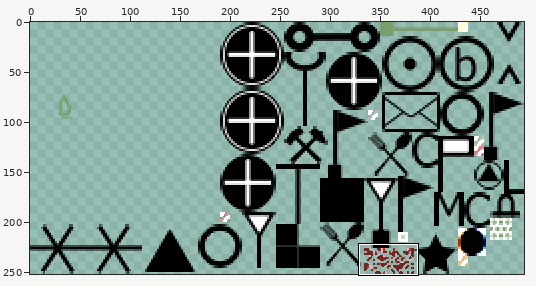
Edited in one commit: sprite sheet (docs/tile_sprites@2x.png). Above, an overview of the earlier version with the close-up marked.
Close-up. Earlier state:
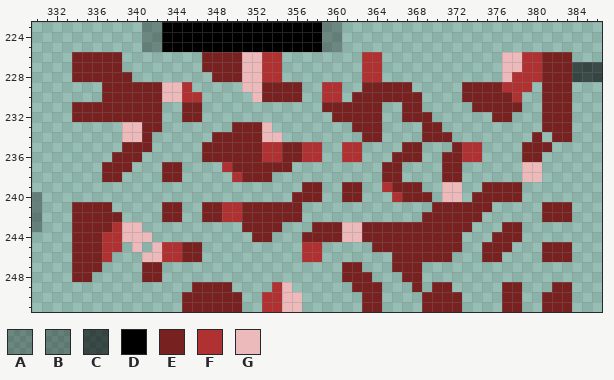
The file is 494x252 pixels. Pixels under 10% opacity are left out. Colours within 5 levels of each other are drawn and written as one. Shown: x 330..386, y 223..251.
Palette (. is transparent): A #0000004a  B #00000053  C #0000009c  D #000000  E #782121  F #b03131  G #ecbaba
Once edited:
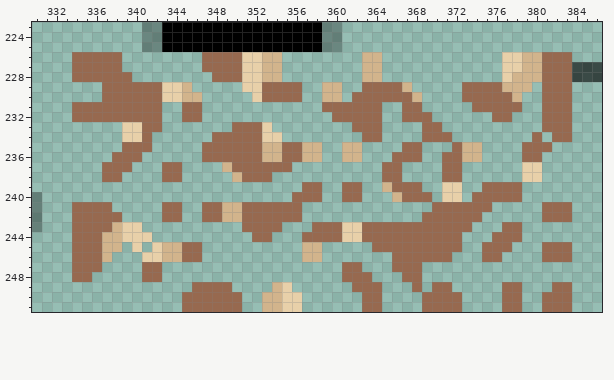
Change:
colour E: #782121 -> #97694f
colour F: #b03131 -> #d2b48c
colour G: #ecbaba -> #e8d0a9
y 229: x 367 E -> F
y 230: x 368 E -> F
Where, in picture pixels (left, top, right, bottom), the same in both close-ups:
changed: (72, 52, 572, 312)
